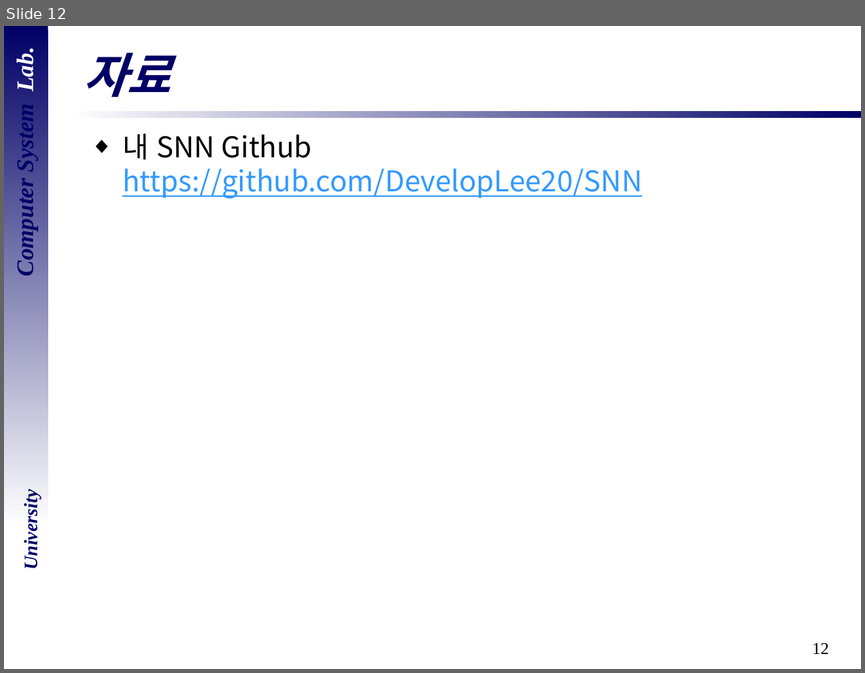
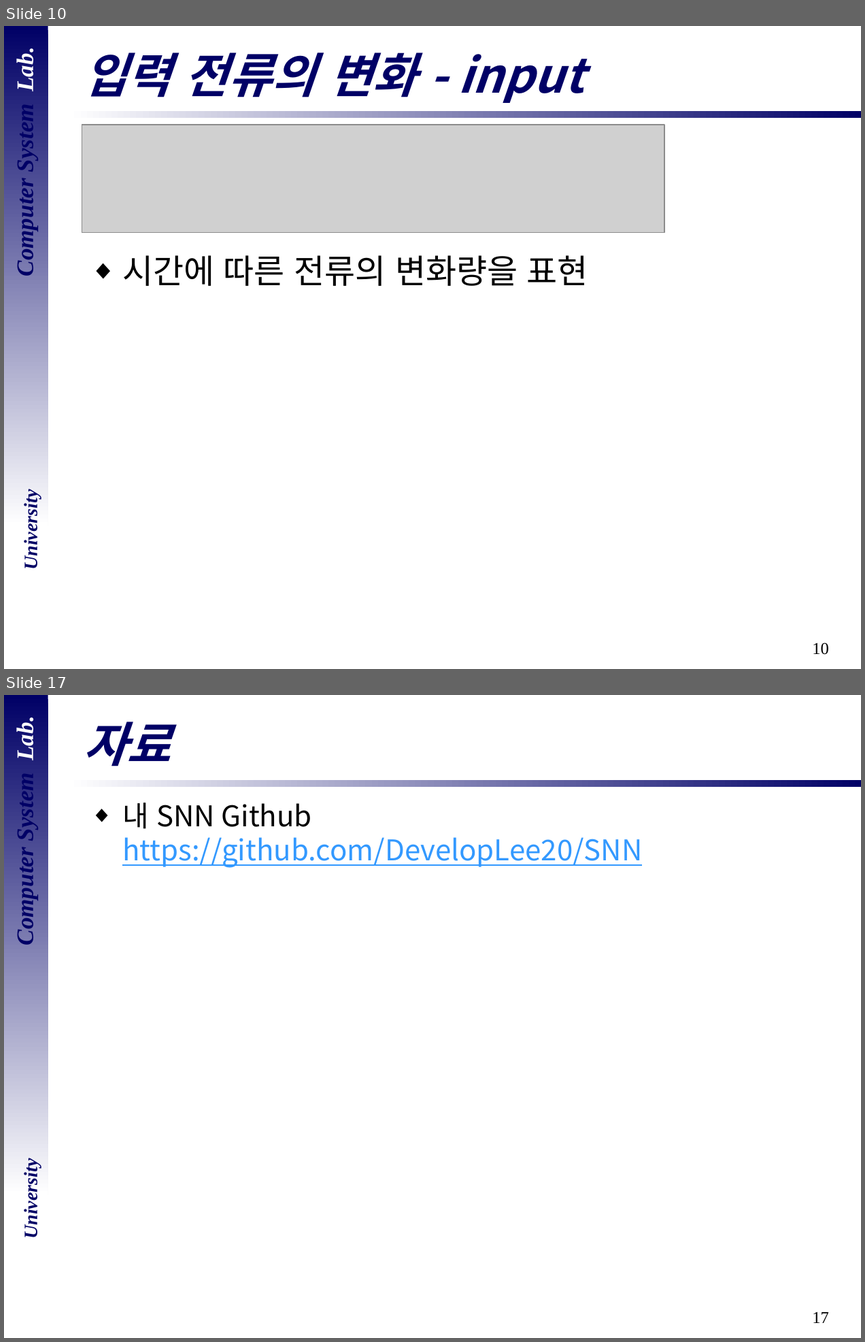
Before and after one commit to DevelopLee20/SNN, a slide deck: cs semina/07_Spytorch-1.pptx. Shown one above the other, each under a label of ours: slide 12 before the commit, slides 10 and 17 after it; the slides between them are not shown. The pictures are 865x673 and 865x1342 pixels, drawn with LibreOffice and Linux fonts; fonts in the diff are those of the drawing; grey boxes stand for pictures; background and template pictures are left out. Boxes give left, top, right and bottom in pixels: in the first picture for what was removed or moved away, otherwise in the second. Text is boxed around its words. In the diff, an @@ line names an element or a change of style, - is before the commit and + after.

```diff
--- a/cs semina/07_Spytorch-1.pptx
+++ b/cs semina/07_Spytorch-1.pptx
@@ slide 10 added at (x1=4, y1=26, x2=861, y2=669), background #FFFFFF; not listed: 5 template elements that a slide beside it also shows @@
@@ title added at (x1=84, y1=53, x2=584, y2=103), 40 pt, text #000066, bold, italic @@
+입력 전류의 변화 - input
@@ picture added at (x1=82, y1=125, x2=664, y2=233) @@
@@ text added at (x1=122, y1=255, x2=588, y2=286), 28 pt, text #000000 @@
+◆ 시간에 따른 전류의 변화량을 표현
@@ what was slide 12 is now slide 17 @@
@@ page number at (x1=812, y1=1312, x2=829, y2=1323): text changed @@
-12
+17
```
Also in this commit, not shown: 2 slides changed, 4 other slides added.
